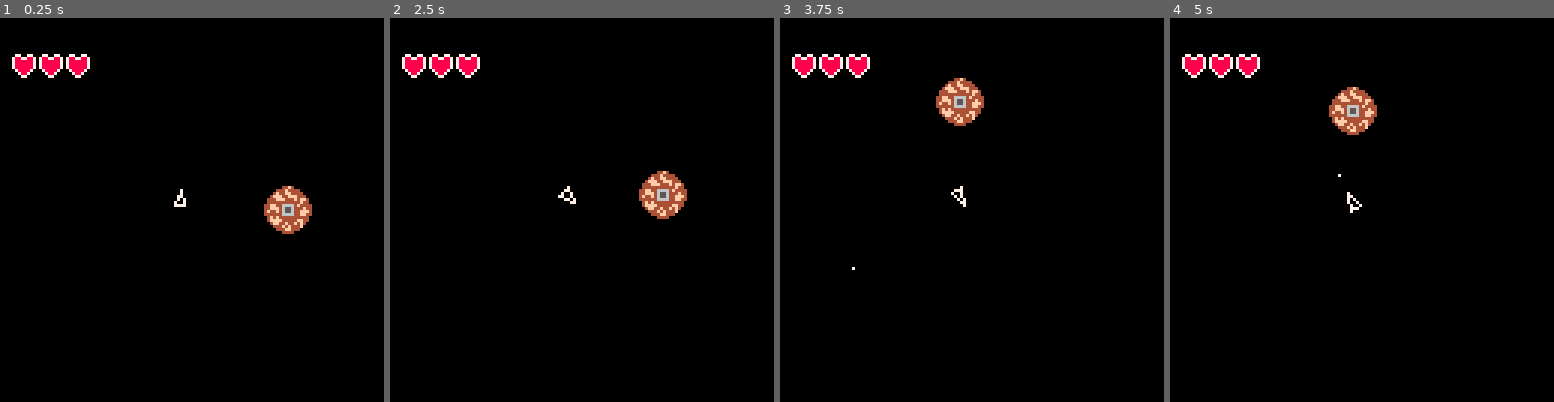
Above: before the commit, frames 1-4 (left to right).
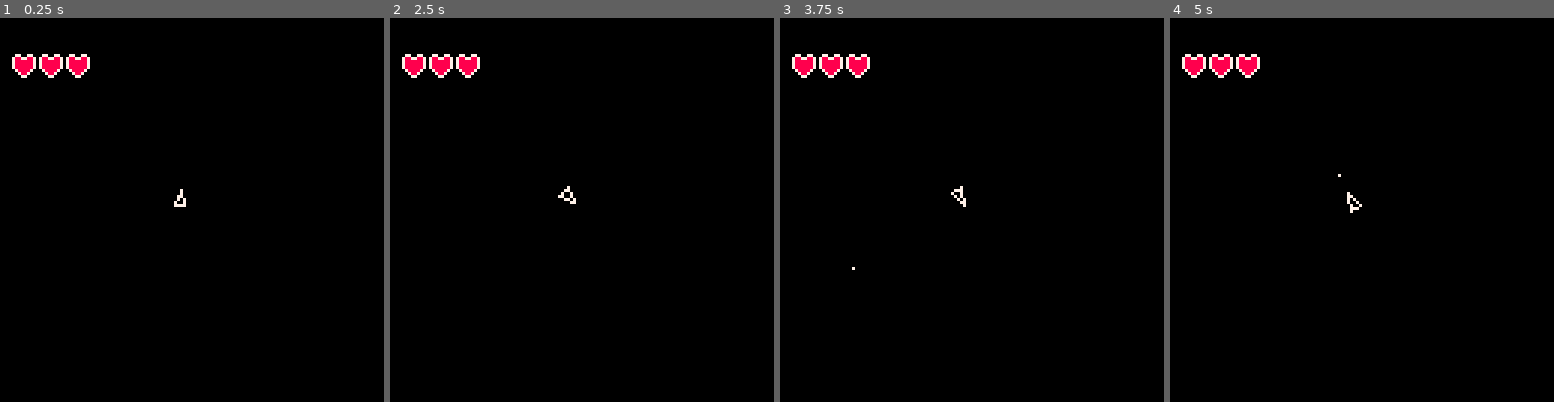
Above: after the commit, the same moments.

Repository: Axaren/SpacePrototype
Game: PICO-8 cartridge 2delite.p8
The game is run twice, just before and just after one commit, with the same random seed, the same clock (stepped at 60 frames per second) and the same inputs.
Inputs:
- Up to frame 1 (0.25 s): no input
- Up to frame 2 (2.5 s): tap O (Z key) at 0.7, 1.7, 2.1 s; hold Right 1.6-2.1 s; hold Up 2.15-2.42 s; hold Right from 2.47 s (still down)
- Up to frame 3 (3.75 s): tap O (Z key) every 0.4 s from 2.5 to 3.7 s; release Right at 3.03 s; hold Left 3.08-3.58 s; hold Down from 3.63 s (still down)
- Up to frame 4 (5 s): release Down at 3.97 s; hold Right 4.02-4.68 s; tap O (Z key) at 4.1, 4.5, 4.9 s; hold Up from 4.73 s (still down)

The runs differ from the first frame. In frame 1, 1.1% of the frame differs, in the area x 68-82%, y 43-57%; in frame 2, 1.1%; in frame 3, 1.1%; in frame 4, 1.1%.

Commit message:
Added tabs for clarity

Diff:
--- a/2delite.p8
+++ b/2delite.p8
@@ -1,6 +1,69 @@
 pico-8 cartridge // http://www.pico-8.com
 version 16
 __lua__
+--main
+world_max_x=255
+world_max_y=255
+
+bullets={}
+planets={}
+enemies={}
+
+function _init()
+  player.x=100
+  player.y=100
+  player.hp=player.max_hp
+  player.aim=.5
+  player.dx=0
+  player.dy=0
+  player.color=7
+  camera_pos={x=0,y=0}
+  player.fuel=player.max_fuel
+end
+
+function _update()
+ update_player()
+ update_bullets()
+ update_enemies()
+ update_camera()
+end
+
+function _draw()
+  cls()
+  camera(camera_pos.x,camera_pos.y)
+  draw_world()
+  draw_player()
+  draw_bullets()
+  camera(0,0)
+  draw_hud()
+end
+
+function update_camera()
+  camera_pos.x=player.x-60
+  camera_pos.y=player.y-60
+end
+
+function draw_hud()
+  for i=1,player.max_hp do
+   spr(5,9*i-5,12)
+  end
+
+  for i=1,player.hp do
+   spr(4,9*i-5,12)
+  end
+end
+
+
+function draw_world()
+ --world border
+ rect(0,0,world_max_x,world_max_y,color(6))
+end
+
+function game_over()
+ run()
+end
+-->8
+--player
 player = {}
 player.x=60
 player.y=60
@@ -26,53 +89,7 @@
 player.shooting_cd_counter=0
 player.shooting_cd=15
 player.fuel=0
-player.max_fuel=1023
-
-world_max_x=255
-world_max_y=255
-
-enemy={}
-enemy.x=0
-enemy.y=0
-enemy.dx=0
-enemy.dy=0
-enemy.kind=0
-enemy.hp=0
-enemy.max_hp=0
-
-bullet_spd=3
-bullets={}
-
-enemies={}
-
-function _init()
-  player.x=100
-  player.y=100
-  player.hp=player.max_hp
-  player.aim=.5
-  player.dx=0
-  player.dy=0
-  player.color=7
-  camera_pos={x=0,y=0}
-  player.fuel=player.max_fuel
-end
-
-function _update()
- update_player()
- update_bullets()
- update_enemies()
- update_camera()
-end
-
-function _draw()
-  cls()
-  camera(camera_pos.x,camera_pos.y)
-  draw_world()
-  draw_player()
-  draw_bullets()
-  camera(0,0)
-  draw_hud()
-end
+player.max_fuel=512
 
 function update_player()
   local previous_dx=player.dx
@@ -105,13 +122,13 @@
     player.shooting_cd_counter-=1
   end
 
-  if btn(0) then
+  if btn(⬅️) then
     player.aim-=player.rotspeed
   end
-  if btn(1) then
+  if btn(➡️) then
     player.aim+=player.rotspeed
   end
-  if btn(2) and player.fuel>0 then
+  if btn(⬆️) and player.fuel>0 then
     player.fuel-=1
     player.dx+=-sin(player.aim*-1)*player.accelpow
     player.dy+=cos(player.aim*-1)*player.accelpow
@@ -138,7 +155,7 @@
     player.is_accelerating=false
   end
 
-  if btn(3) and player.fuel>0 then
+  if btn(⬇️) and player.fuel>0 then
     player.fuel-=1
     if (player.dx>0 or player.dy>0) then sfx(0) end
 
@@ -192,8 +209,21 @@
 
 end
 
-function update_enemies()
-end
+function draw_player()
+  line(player.tip.x, player.tip.y, player.br.x, player.br.y, player.color)
+  line(player.tip.x, player.tip.y, player.bl.x, player.bl.y, player.color)
+  if player.is_accelerating then
+    line(player.bl.x, player.bl.y, player.br.x, player.br.y, color(9))
+  else
+    line(player.bl.x, player.bl.y, player.br.x, player.br.y, player.color)
+  end
+  --displays velocity vectors
+  --line(player.tip.x,player.tip.y, player.tip.x+player.dx*5, player.tip.y,color(10))
+  --line(player.tip.x,player.tip.y, player.tip.x, player.tip.y+player.dy*5,color(10))
+end
+-->8
+--bullets
+bullet_spd=3
 
 function update_bullets()
   for bullet in all(bullets) do
@@ -225,44 +255,10 @@
   end
 end
 
-function update_camera()
-  camera_pos.x=player.x-60
-  camera_pos.y=player.y-60
-end
-
-function draw_player()
-  line(player.tip.x, player.tip.y, player.br.x, player.br.y, player.color)
-  line(player.tip.x, player.tip.y, player.bl.x, player.bl.y, player.color)
-  if player.is_accelerating then
-    line(player.bl.x, player.bl.y, player.br.x, player.br.y, color(9))
-  else
-    line(player.bl.x, player.bl.y, player.br.x, player.br.y, player.color)
-  end
-  --displays velocity vectors
-  --line(player.tip.x,player.tip.y, player.tip.x+player.dx*5, player.tip.y,color(10))
-  --line(player.tip.x,player.tip.y, player.tip.x, player.tip.y+player.dy*5,color(10))
-end
-
-function draw_hud()
-  for i=1,player.max_hp do
-   spr(5,9*i-5,12)
-  end
-
-  for i=1,player.hp do
-   spr(4,9*i-5,12)
-  end
-end
-
 function draw_bullets()
   for bullet in all(bullets) do
    pset(bullet.x,bullet.y,player.color)
   end
-end
-
-function draw_world()
- --world border
- rect(0,0,world_max_x,world_max_y,color(6))
- map(0,0,0,0,128,64)
 end
 
 function fire_bullet()
@@ -277,9 +273,50 @@
     add(bullets,bullet)
   end
 end
-
-function game_over()
- run()
+-->8
+--enemies
+enemy={}
+enemy.x=0
+enemy.y=0
+enemy.dx=0
+enemy.dy=0
+enemy.kind=0
+enemy.hp=0
+enemy.max_hp=0
+
+function update_enemies()
+end
+
+function draw_enemies()
+end
+-->8
+--planets
+planet={}
+planet.x=0
+planet.y=0
+planet.w=0
+planet.h=0
+
+function create_planet(x,y)
+  local planet={}
+  planet.x=x
+  planet.y=y
+  planet.h=16
+  planet.w=16
+  add(planets,planet)
+end
+-->8
+--utils
+function check_collision(thing1, thing2)
+  if thing1.x <= thing2.x+thing2.w and
+     thing1.x+thing1.w >= thing2.x and
+     thing1.y+thing1.h >= thing2.y and
+     thing1.y <= thing2.y+thing2.h and
+     thing1.y+thing1.h >= thing2.y then
+
+    return true
+  end
+  return false
 end
 
 function point_inside(point, rect)
@@ -288,18 +325,6 @@
      point.y <= rect.y+rect.h and
      point.y >= rect.y then
      return true
-  end
-  return false
-end
-
-function check_collision(thing1, thing2)
-  if thing1.x <= thing2.x+thing2.w and
-     thing1.x+thing1.w >= thing2.x and
-     thing1.y+thing1.h >= thing2.y and
-     thing1.y <= thing2.y+thing2.h and
-     thing1.y+thing1.h >= thing2.y then
-
-    return true
   end
   return false
 end
